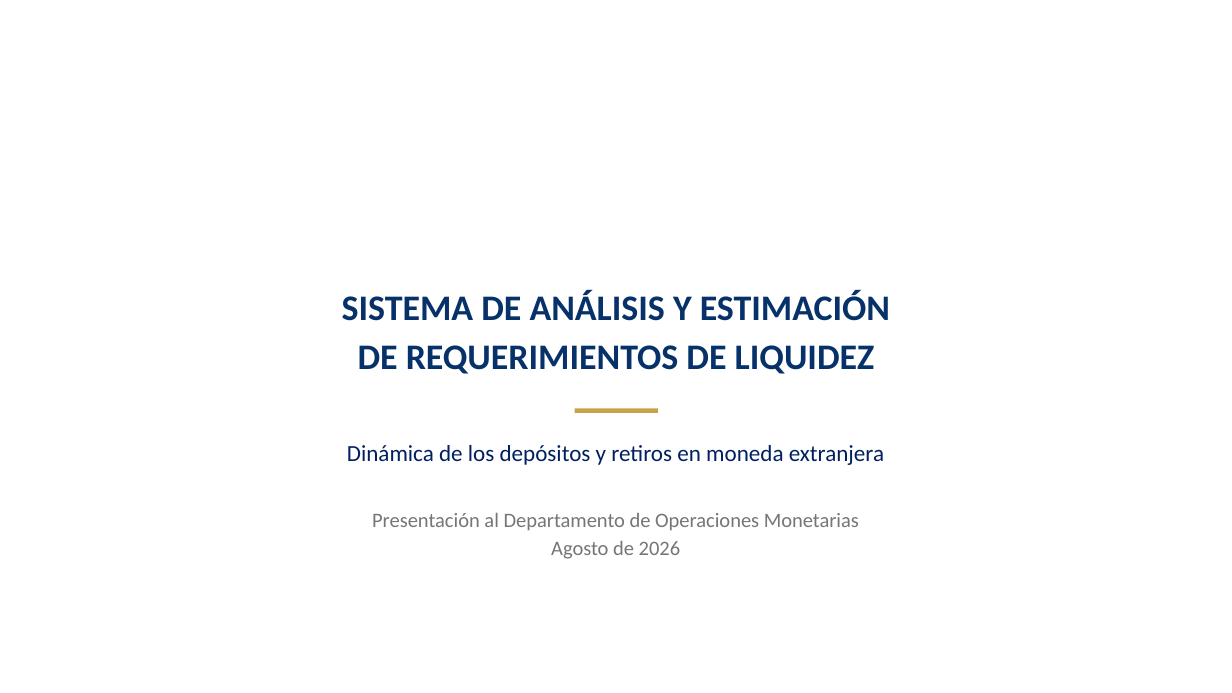
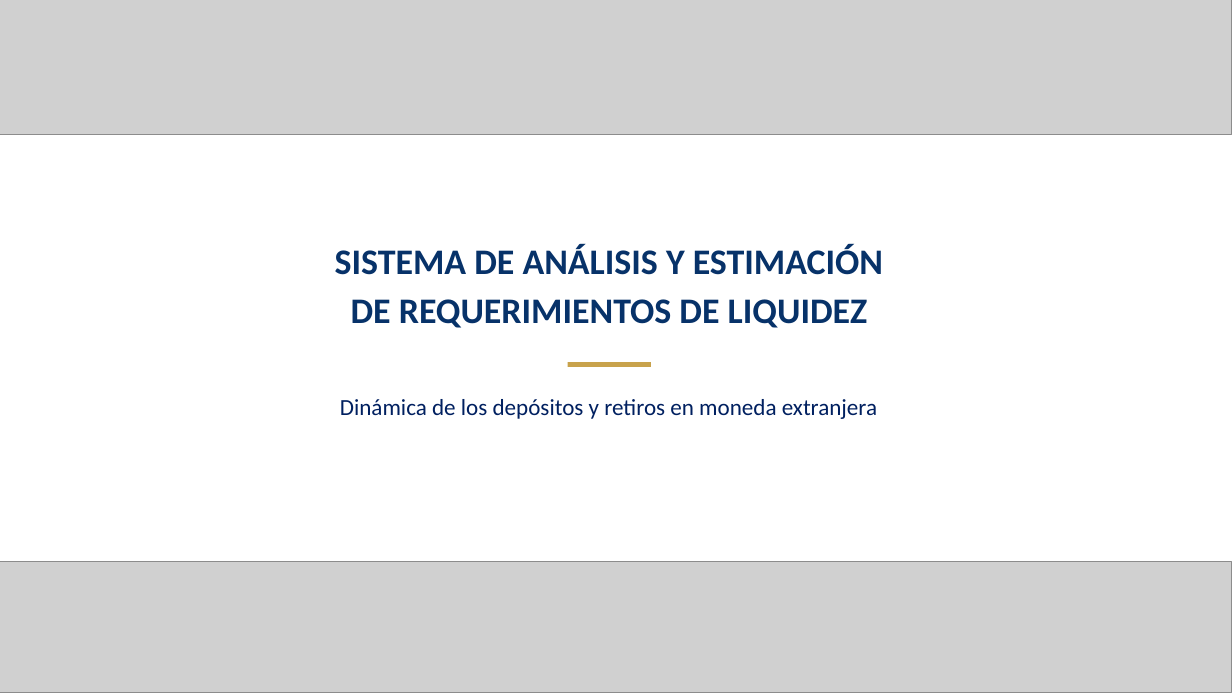
Before and after one commit to Diego2141/Sistema-Inteligente, a slide deck: slide 1 of Requerimientos_de_Liquidez.pptx. Drawn at 1232x693 pixels with LibreOffice and Linux fonts; fonts in the diff are those of the drawing; grey boxes stand for pictures. Boxes give left, top, right and bottom in pixels: in the first picture for what was removed or moved away, otherwise in the second. Text is boxed around its words. In the diff, an @@ line names an element or a change of style, - is before the commit and + after.

```diff
--- a/Requerimientos_de_Liquidez.pptx
+++ b/Requerimientos_de_Liquidez.pptx
@@ picture added at [0,0,1232,135] @@
@@ text "SISTEMA DE ANÁLISIS Y ESTIMACIÓN": place and size @@
-text "SISTEMA DE ANÁLISIS Y ESTIMACIÓN" at [342,291,890,374]
+text "SISTEMA DE ANÁLISIS Y ESTIMACIÓN" at [335,244,883,328]
@@ text "Dinámica de los depósitos y ...": place and size @@
-text "Dinámica de los depósitos y ..." at [347,445,884,465]
+text "Dinámica de los depósitos y ..." at [340,399,877,419]
@@ rectangle: place and size @@
-rectangle at [575,409,658,413]
+rectangle at [567,362,651,367]
@@ text removed at [372,513,859,559] @@
-Presentación al Departamento de Operaciones Monetarias
-Agosto de 2026
@@ picture added at [0,562,1232,693] @@
```
Also in this commit, not shown: 6 other slides changed, 3 slides added.
